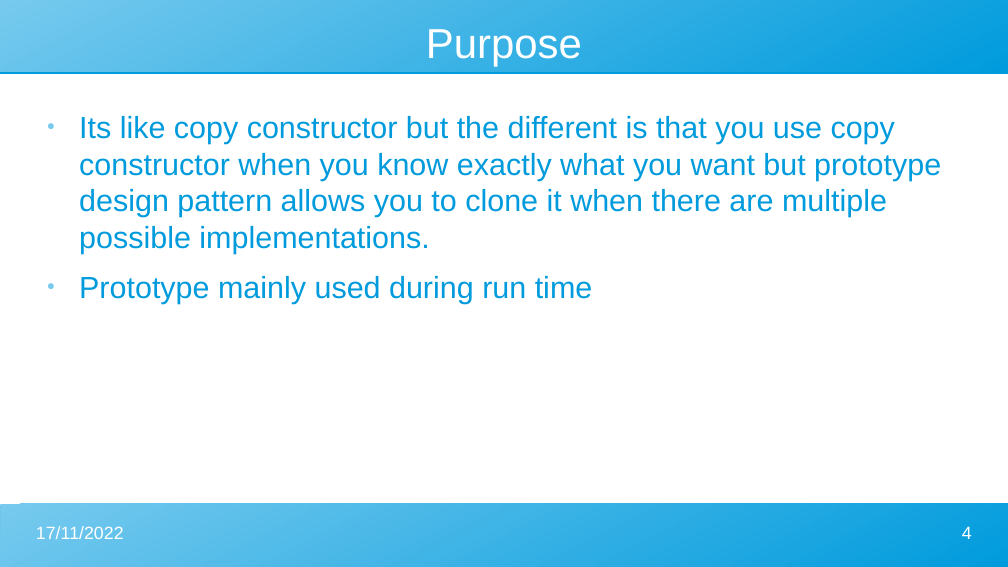
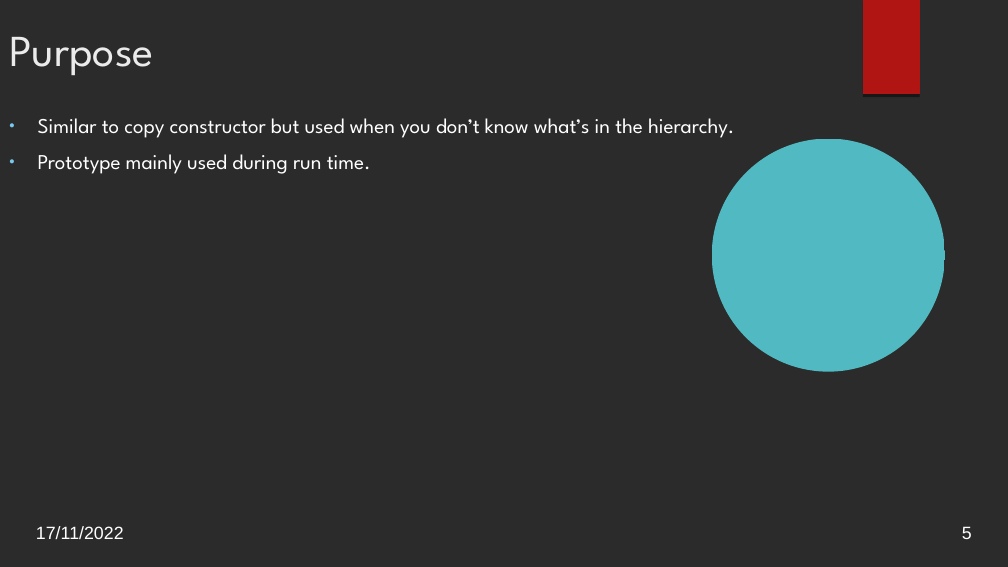
Before and after one commit to Leo-Chen-CM/Prototype-Design-Pattern, a slide deck: slide 5 of Prototype slide.odp (slide 4 before the commit). Drawn at 1008x567 pixels with LibreOffice and Linux fonts; fonts in the diff are those of the drawing; background and template pictures are left out; a plain dark background stands for a picture behind light text. Boxes give left, top, right and bottom in pixels: in the first picture for what was removed or moved away, otherwise in the second. Text is boxed around its words. In the diff, an @@ line names an element or a change of style, - is before the commit and + after.

```diff
--- a/Prototype slide.odp
+++ b/Prototype slide.odp
@@ background #FFFFFF to picture (left out) @@
@@ title "Purpose": place and size @@
-title "Purpose" at [426,29,582,67]
+title "Purpose" at [9,37,154,75]
@@ title "Purpose" at [9,37,154,75]: size 33 to 34.8 pt, font Arial to League Spartan, text colour #FFFFFF to #EBEBEB; alignment centre to left; vertical alignment middle to top @@
@@ freeform shape removed at [0,0,1008,72] @@
@@ freeform shape added at [863,0,920,94], fill #B01513 @@
@@ text at [38,118,734,174]: text changed; size 24 to 16.6 pt; font Arial to League Spartan; text colour #009BDD to #FFFFFF @@
-● Its like copy constructor but the different is that you use copy constructor when you know exactly what you want but prototype design pattern allows you to clone it when there are multiple possible implementations.
-● Prototype mainly used during run time
+● Similar to copy constructor but used when you don’t know what’s in the hierarchy.
+● Prototype mainly used during run time.
@@ freeform shape added at [712,139,945,372], fill #50B9C1 @@
@@ freeform shape removed at [0,504,1008,567] @@
@@ page number at [962,526,972,539]: text changed @@
-4
+5
```
Also in this commit, not shown: 6 other slides changed, 3 slides added, 1 slide removed, 12 other files.
